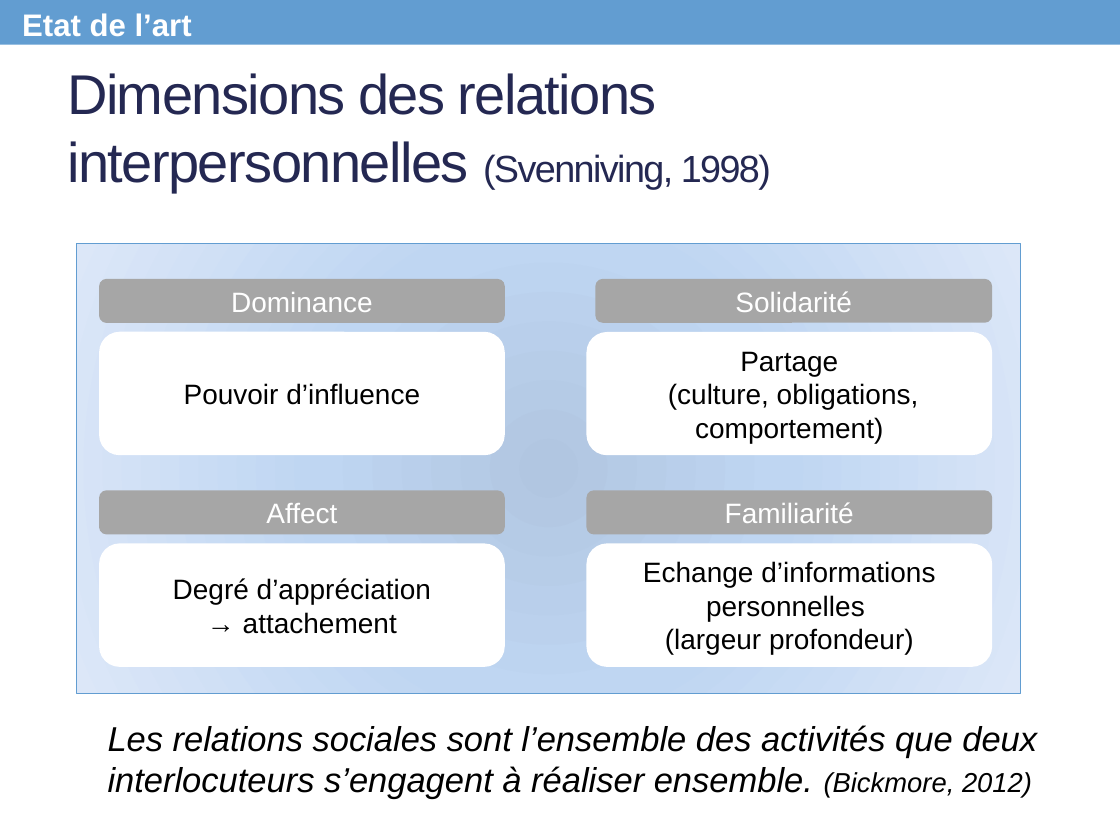
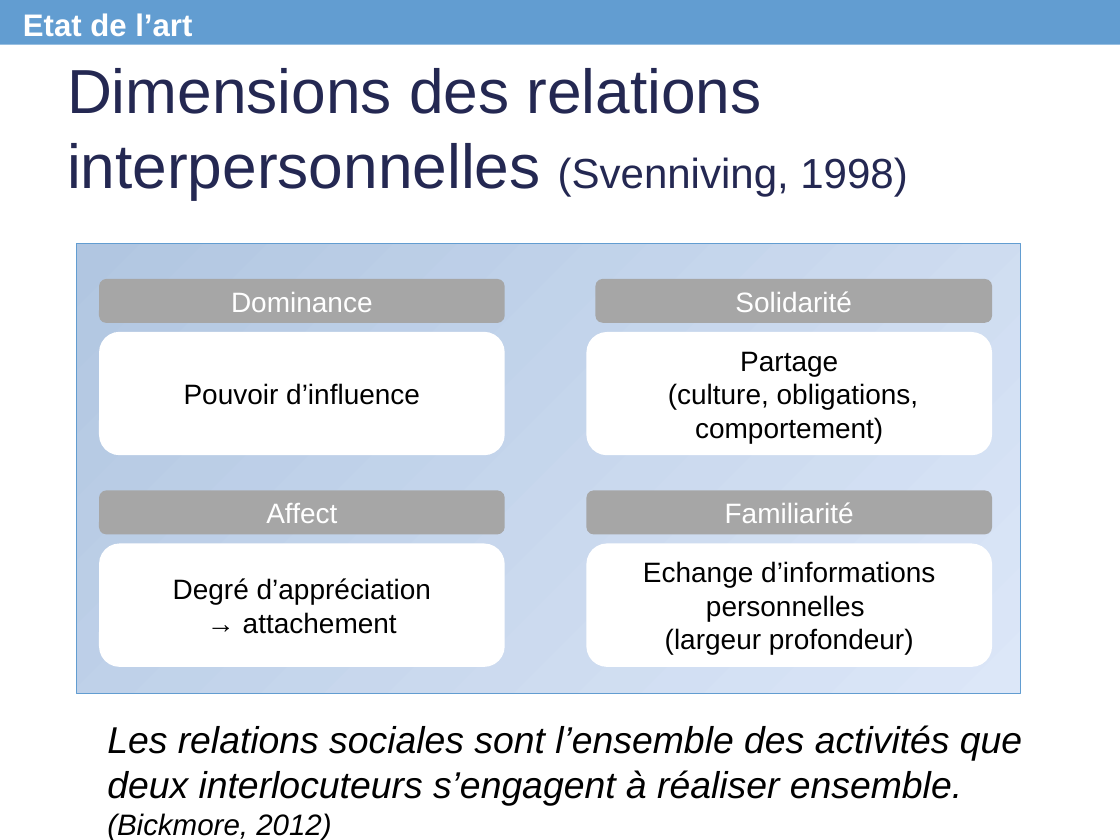
Before and after one commit to Olydia/Discolog, a slide deck: slide 8 of papers/Presentations/CPU_Presentation.pptx. Drawn at 1120x840 pixels with LibreOffice and Linux fonts; fonts in the diff are those of the drawing. Boxes give left, top, right and bottom in pixels: in the first picture for what was removed or moved away, otherwise in the second. Text is boxed around its words. In the diff, an @@ line names an element or a change of style, - is before the commit and + after.

```diff
--- a/papers/Presentations/CPU_Presentation.pptx
+++ b/papers/Presentations/CPU_Presentation.pptx
@@ text "Dimensions des relations interpersonnelles (Svenniving, ..." at box(67, 68, 907, 199): size 36 to 40 pt in "Dimensions des relations interpersonnelles"; size 24.3 to 27 pt in "(Svenniving, 1998)"; letter spacing -1 to 0 pt @@
@@ rectangle at box(77, 243, 1021, 693): fill gradient #B2C7E1 to #C0D6F3 to #DCE8F9 to gradient #B1C6E1 to #DCE7F8; outline #629DD1 0.75 pt to #629DD1 0.74 pt @@
@@ proportions changed in 7 elements at box(99, 332, 504, 455), box(99, 279, 504, 323), box(587, 332, 992, 455), box(99, 543, 504, 666), box(99, 491, 504, 534), box(587, 543, 992, 666), box(587, 491, 992, 534) @@
@@ text "Les relations sociales sont l’ensemble ..." at box(107, 725, 1022, 840): size 22.2 to 24 pt in "Les relations sociales sont l’ensemble des activités ..."; size 17.6 to 19 pt in "(Bickmore, 2012)"; less space between paragraphs @@
```
Also in this commit, not shown: 28 other slides changed, 4 other files.
